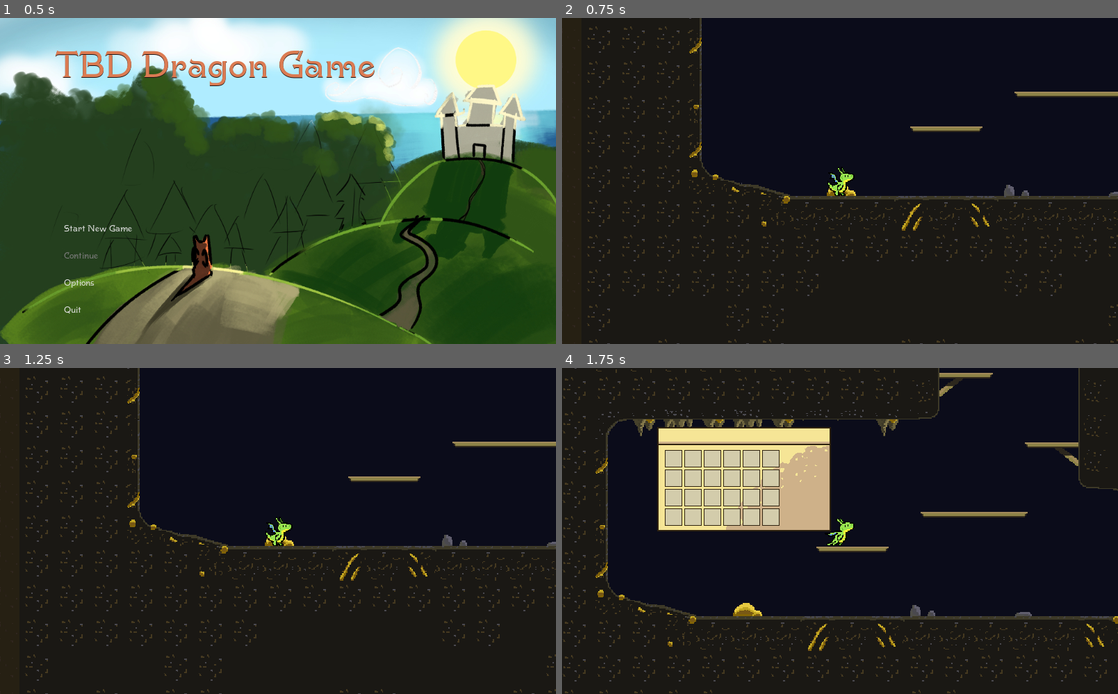
Above: before the commit, frames 1-4 (two rows, left to right).
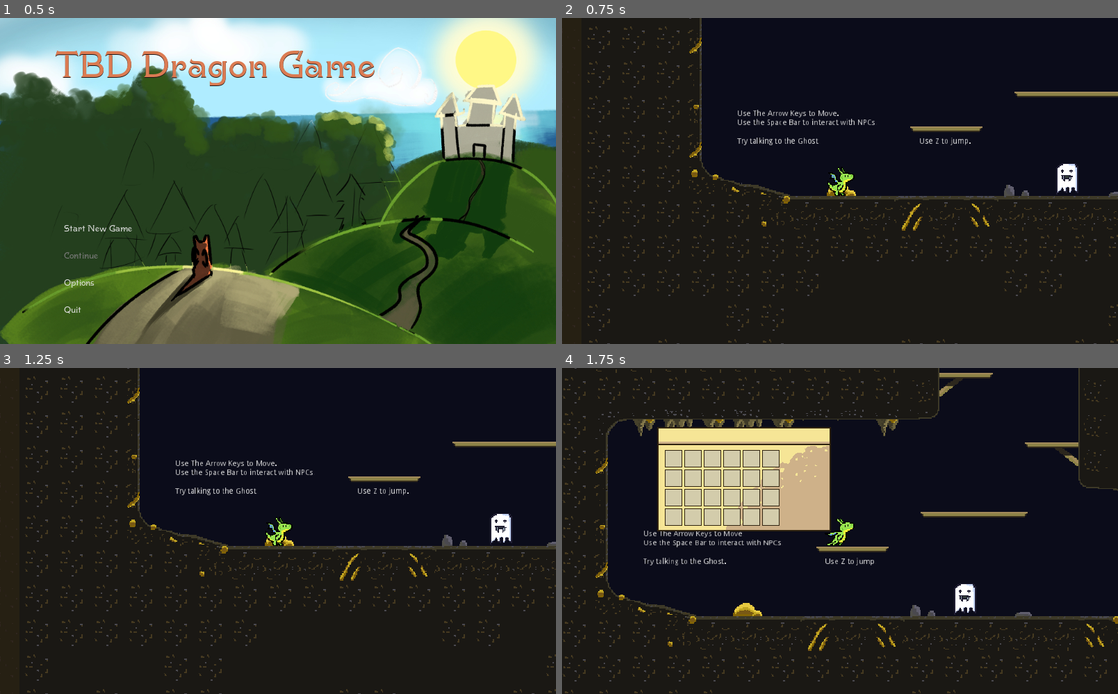
Above: after the commit, the same moments.

Repository: crawsoir/TBD-dragon-game
Game: Godot game, scene res://scenes/Main.tscn
The game is run twice, just before and just after one commit, with the same random seed, the same clock (stepped at 60 frames per second) and the same inputs.
Inputs (mouse positions are in pixels of both pictures, inside the frame that each line leads up to):
- Up to frame 1 (0.5 s): no input
- Up to frame 2 (0.75 s): click "Start New Game" at 0.5 s
- Up to frame 3 (1.25 s): no input
- Up to frame 4 (1.75 s): move the mouse to (962, 514) at 1.27 s; hold Right (move_right) from 1.28 s (still down); tap B (bag) at 1.35 s; click (962, 514) at 1.42 s; tap Z (jump) at 1.52 s; tap Space (interact) at 1.55 s

Frame 1 is identical in both runs. In frame 2, 0.8% of the frame differs, in the area x 31-93%, y 28-55%; in frame 3, 0.8%; in frame 4, 0.8%.

Commit message:
Add a simple tutorial in the starting cave

Diff:
--- /dev/null
+++ b/TBD-dragon-game/entities/npc/Scripts/GhostTutorial.json
@@ -0,0 +1,16 @@
+[
+    {"Name": "Ghost", "Emotion": "Frown", "Text": "Life is really hard. You gotta know a lot of stuff to get ahead in this world.", "Sound": "Normal", "Position": "Right"},
+    {"Name": "Ghost", "Emotion": "Frown", "Text": "For example, you gotta know that pressing the left arrow makes you move left, and the right arrow key makes you go right.", "Sound": "Normal", "Position": "Right"},
+    {"Name": "Ghost", "Emotion": "Frown", "Text": "You can also press the Z key to jump.", "Sound": "Normal", "Position": "Right"},
+    {"Name": "Ghost", "Emotion": "Frown", "Text": "You press the spacebar to interact with folks and talk to them.", "Sound": "Normal", "Position": "Right"},
+    {"Name": "Ghost", "Emotion": "Frown", "Text": "You can muster up some kind of funny action that damages whoever is in front of you if you press X, but only if god said they could die.", "Sound": "Normal", "Position": "Right"},
+    {"Name": "Me", "Emotion": "NeutralHandsMouth", "Text": "What if I want gold?", "Sound": "Normal"},
+    {"Name": "Ghost", "Emotion": "Frown", "Text": "If you want to have a lot of stuff in life, you gotta remember to press the V key to pick stuff up!", "Sound": "Normal", "Position": "Right"},
+    {"Name": "Ghost", "Emotion": "Frown", "Text": "And then you can press the B key to look at all your stuff. Not just gold of course. Try clicking on items in your inventory when you get something.", "Sound": "Normal", "Position": "Right"},
+    {"Name": "Ghost", "Emotion": "Frown", "Text": "Some people also seem to find the will to sprint faster when they press the C key...", "Sound": "Normal", "Position": "Right"},
+    {"Name": "Me", "Emotion": "Neutral", "Text": "Umm... thanks for all that information I guess?", "Sound": "Normal"},
+    {"Name": "Ghost", "Emotion": "Frown", "Text": "Hmmm... none of this knowledge works if you're using a controller though. I don't remember the controls for that at all...", "Sound": "Normal", "Position": "Right"},
+    {"Name": "Ghost", "Emotion": "Neutral", "Text": "Thankfully, I'm dead so I don't need to really remember that.", "Sound": "Normal", "Position": "Right"},
+    {"Name": "Me", "Emotion": "Annoyed2", "Text": "I'm leaving...", "Sound": "Normal"},
+    {"Name": "Ghost", "Emotion": "Neutral", "Text": "Bye!", "Sound": "Normal", "Position": "Right"}
+]
--- a/TBD-dragon-game/entities/npc/quest_man/QuestMan.tscn
+++ b/TBD-dragon-game/entities/npc/quest_man/QuestMan.tscn
@@ -12,4 +12,4 @@
 [node name="NpcSprite" parent="." index="2"]
 position = Vector2( 0, -2.66667 )
 animation = "AdventurerIdle"
-frame = 1
+frame = 7
--- a/TBD-dragon-game/scenes/cave/starter_cave.tscn
+++ b/TBD-dragon-game/scenes/cave/starter_cave.tscn
@@ -13,6 +13,43 @@
 [node name="StartingCave" type="Node2D"]
 script = ExtResource( 6 )
 
+[node name="TutorialStuff" type="Node" parent="."]
+
+[node name="MoveAndInteract" type="Label" parent="TutorialStuff"]
+margin_left = 223.0
+margin_top = 2338.0
+margin_right = 503.0
+margin_bottom = 2442.0
+text = "Use The Arrow Keys to Move.
+Use the Space Bar to interact with NPCs.
+
+Try talking to the Ghost.
+"
+
+[node name="GetItem" type="Label" parent="TutorialStuff"]
+margin_left = 2716.0
+margin_top = 2110.0
+margin_right = 2996.0
+margin_bottom = 2214.0
+text = "Use V to pickup items.
+Use B to open your bag."
+
+[node name="Jump" type="Label" parent="TutorialStuff"]
+margin_left = 558.0
+margin_top = 2389.0
+margin_right = 838.0
+margin_bottom = 2493.0
+text = "Use Z to jump.
+"
+
+[node name="Attack" type="Label" parent="TutorialStuff"]
+margin_left = 297.0
+margin_top = 1537.0
+margin_right = 428.0
+margin_bottom = 1568.0
+text = "Use X to attack.
+"
+
 [node name="NPC" type="Node" parent="."]
 
 [node name="Npc" parent="NPC" instance=ExtResource( 11 )]
@@ -27,6 +64,12 @@
 dialogue = "CatDialogue1.json"
 idle_animation = "CatIdle"
 walk_animation = "CatWalk"
+
+[node name="Npc3" parent="NPC" instance=ExtResource( 11 )]
+position = Vector2( 833, 2471 )
+scale = Vector2( 4, 4 )
+dialogue = "GhostTutorial.json"
+idle_animation = "GhostIdle"
 
 [node name="Enemy" type="Node" parent="."]
 
@@ -110,17 +153,17 @@
 position = Vector2( 412, 2476 )
 
 [node name="InvisibleBarriers" type="TileMap" parent="."]
-modulate = Color( 1, 1, 1, 0.207843 )
+modulate = Color( 1, 1, 1, 0 )
 scale = Vector2( 2, 2 )
 tile_set = ExtResource( 1 )
 cell_size = Vector2( 32, 32 )
 collision_mask = 5
 format = 1
-tile_data = PoolIntArray( 655356, 61, 0, 655357, 61, 0, 6553 …(905 unchanged characters)… 0, 1245237, 61, 0, 1376252, 61, 0, 1310772, 61, 0, 1310773, 61, 0, 1441788, 61,  …(531 unchanged characters)…
+tile_data = PoolIntArray( 655356, 61, 0, 655357, 61, 0, 6553 …(905 unchanged characters)… 0, 1245237, 61, 0, 1376252, 61, 0, 1310757, 11, 0, 1310772, 61, 0, 1310773, 61, 0, 1441788, 61,  …(531 unchanged characters)…
 
 [node name="Apple" parent="." instance=ExtResource( 7 )]
 position = Vector2( 2958, 2143 )
 sprite_path = "res://entities/item/assets/Apple.png"
-item_name = "Apple"
+item_name = "APPLE"
 
 [connection signal="body_entered" from="SceneChangeMarkers/SceneChangePosMarker1/DetectionArea2D1" to="." method="_on_DetectionArea2D1_body_entered"]
--- a/TBD-dragon-game/scenes/forest/forest_1.tscn
+++ b/TBD-dragon-game/scenes/forest/forest_1.tscn
@@ -24,7 +24,6 @@
 
 [node name="Npc" parent="." instance=ExtResource( 3 )]
 position = Vector2( 683, 356 )
-scale = Vector2( 1.5, 1.5 )
 
 [node name="Player" parent="." instance=ExtResource( 1 )]
 position = Vector2( 300, 350 )
